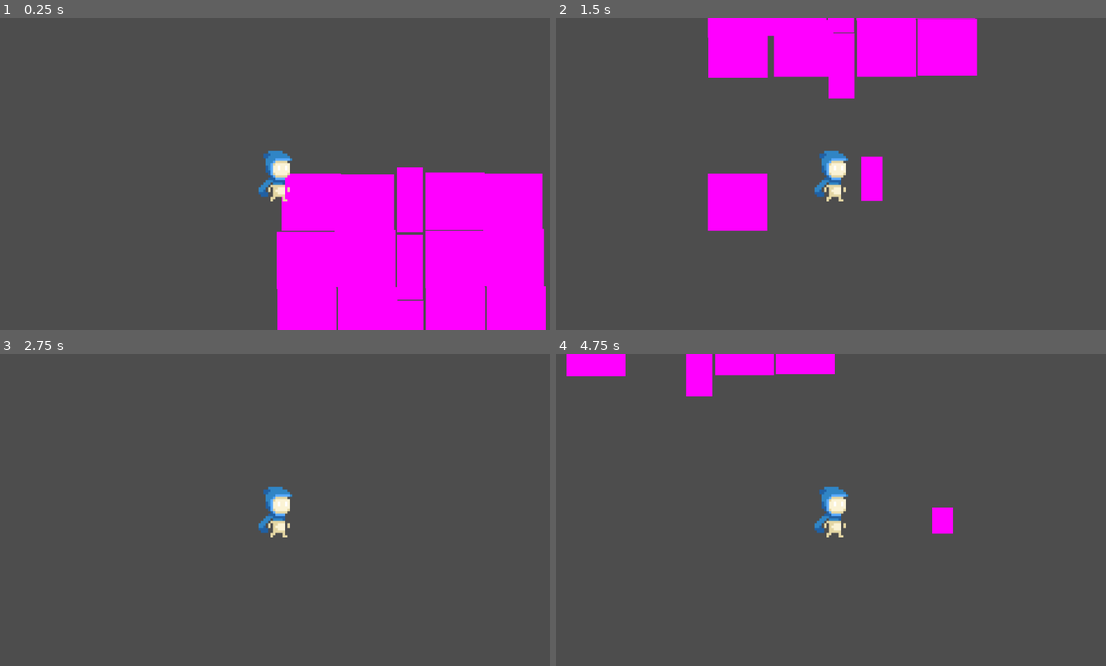
Above: before the commit, frames 1-4 (two rows, left to right).
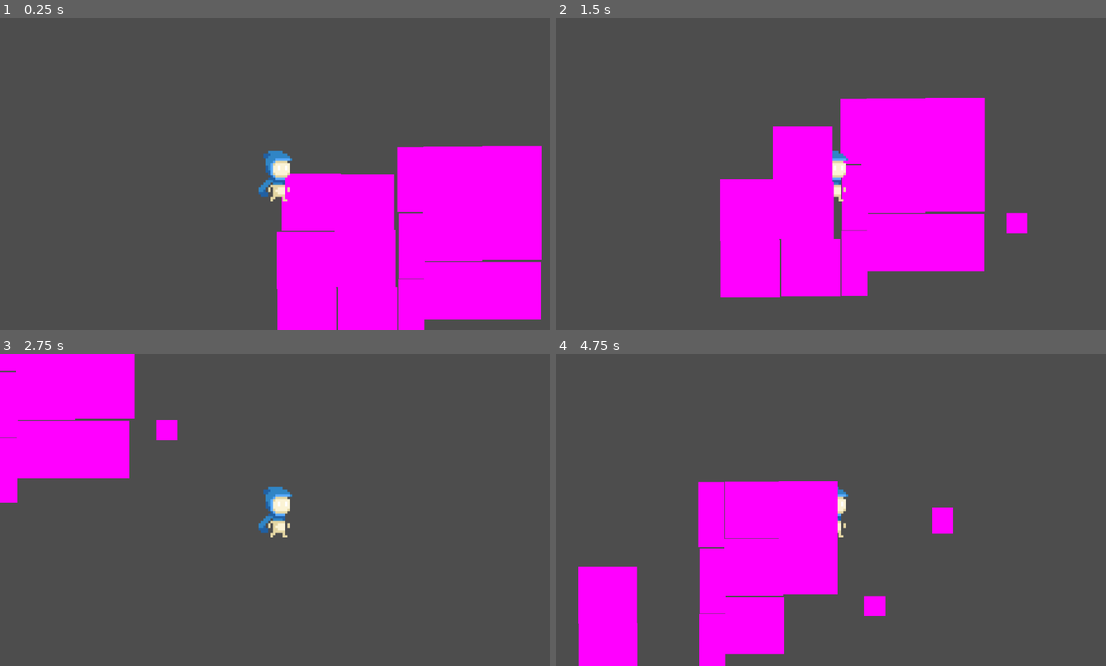
Above: after the commit, the same moments.

Repository: MD-Hamza/ClusterFall
Game: Godot game, scene res://States/PlayState.tscn
The game is run twice, just before and just after one commit, with the same random seed, the same clock (stepped at 60 frames per second) and the same inputs. This scene is started directly instead of the project's main scene.
Inputs (mouse positions are in pixels of both pictures, inside the frame that each line leads up to):
- Up to frame 1 (0.25 s): no input
- Up to frame 2 (1.5 s): tap Enter at 0.5 s; move the mouse to (957, 158) at 0.52 s; hold D (ui_right) 0.53-1.28 s; click (957, 158) at 0.6 s; move the mouse to (721, 189) at 1.27 s; hold S (ui_down) from 1.28 s (still down); right-click (721, 189) at 1.35 s
- Up to frame 3 (2.75 s): move the mouse to (335, 441) at 2.02 s; release S (ui_down) at 2.03 s; hold D (ui_right) from 2.03 s (still down); click (335, 441) at 2.1 s
- Up to frame 4 (4.75 s): move the mouse to (803, 572) at 2.77 s; release D (ui_right) at 2.78 s; hold W (ui_up) 2.78-3.53 s; right-click (803, 572) at 2.85 s; move the mouse to (1001, 556) at 3.52 s; hold A (ui_left) from 3.53 s (still down); click (1001, 556) at 3.6 s; move the mouse to (666, 463) at 4.27 s; right-click (666, 463) at 4.35 s

The runs differ from the first frame. In frame 1, 3.9% of the frame differs, in the area x 72-100%, y 40-100%; in frame 2, 33%, in the area x 27-86%, y 0-90%; in frame 3, 10%; in frame 4, 19%.

Commit message:
Updated tile fall time

Diff:
--- a/States/PlayState.tscn
+++ b/States/PlayState.tscn
@@ -27,13 +27,13 @@
 position = Vector2(592, 180)
 
 [node name="Walls" parent="." instance=ExtResource("6_iws00")]
-position = Vector2(274, 54)
+position = Vector2(275, 12)
 
 [node name="Walls2" parent="." instance=ExtResource("6_iws00")]
-position = Vector2(274, 194)
+position = Vector2(278, 150)
 
 [node name="Walls3" parent="." instance=ExtResource("6_iws00")]
-position = Vector2(275, 331)
+position = Vector2(277, 286)
 
 [node name="Player" parent="." groups=["Player"] instance=ExtResource("1_0guaw")]
 
@@ -49,19 +49,19 @@
 position = Vector2(126, 236)
 
 [node name="Tile7" parent="." instance=ExtResource("2_84226")]
-position = Vector2(307, -2)
+position = Vector2(303, -56)
 
 [node name="Tile8" parent="." instance=ExtResource("2_84226")]
-position = Vector2(307, 119)
+position = Vector2(302, 63)
 
 [node name="Tile9" parent="." instance=ExtResource("2_84226")]
-position = Vector2(308, 236)
+position = Vector2(304, 184)
 
 [node name="Tile10" parent="." instance=ExtResource("2_84226")]
-position = Vector2(427, 0)
+position = Vector2(425, -57)
 
 [node name="Tile11" parent="." instance=ExtResource("2_84226")]
-position = Vector2(430, 115)
+position = Vector2(425, 60)
 
 [node name="Tile12" parent="." instance=ExtResource("2_84226")]
-position = Vector2(434, 234)
+position = Vector2(424, 184)
--- a/Tiles/Tiles.gd
+++ b/Tiles/Tiles.gd
@@ -19,7 +19,7 @@
 	var original_x = position.x
 	var distance = 10
 
-	for i in range(5):
+	for i in range(10):
 		position.x = original_x - distance
 		await get_tree().create_timer(0.05).timeout
 		position.x = original_x + distance
